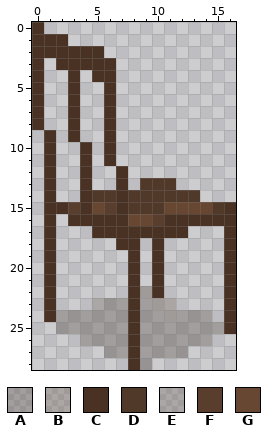
Two states of a pixel-art sprite, KissyGhost/Assets/Art/Furniture/General/chair_NE.png. The first picture shows the starting point.
The file is 68x116 pixels, drawn in blocks of 4x4; one block is one cell here. Colours within 5 levels of each other are drawn and written as one.
Palette (. is transparent): A #27180d42  B #49322342  C #493223  D #51392a  E #4c3b3042  F #593e2d  G #674732
Pixels before, first column x 0:
 0 C................
 1 CCC..............
 2 CCCCCC...........
 3 C.CCCCC..........
 4 C..C.CC..........
 5 C..C..C..........
 6 C..C..C..........
 7 C..C..C..........
 8 C..C..C..........
 9 .C.C..C..........
10 .C..C.C..........
11 .C..C.C..........
12 .C..C..C.........
13 .C..C..C.DDD.....
14 .C..CDDCDDDDDD...
15 .CCFCGFCDDDGGGGDC
16 .C.CCCCCGGFCCCCCC
17 .C...CCCCCCCC...C
18 .C.....CC.C.....C
19 .C......C.C.....C
20 .C......C.C.....C
21 .C......C.C.....C
22 .C......CBC.....C
23 .C...EAACABB....C
24 .CAAAAAACAABAAA.C
25 ..AAAAAACAAAAAAAC
26 ....AAAACAAAAAA..
27 ......AACAAAA....
28 ........CA.......
And afterwards:
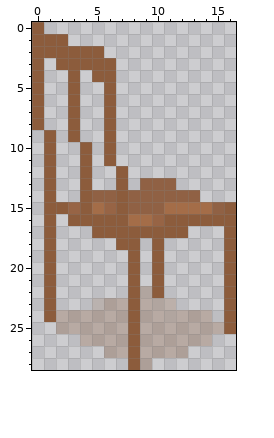
Edits made:
{"colour":"A","old":"#27180d42","new":"#7b472142"}
{"colour":"B","old":"#49322342","new":"#8c5c3c42"}
{"colour":"C","old":"#493223","new":"#8c5c3c"}
{"colour":"D","old":"#51392a","new":"#906144"}
{"colour":"E","old":"#4c3b3042","new":"#85654f42"}
{"colour":"F","old":"#593e2d","new":"#976445"}
{"colour":"G","old":"#674732","new":"#a46d48"}
{"label":"changed","picture_box":[32,22,236,370]}
